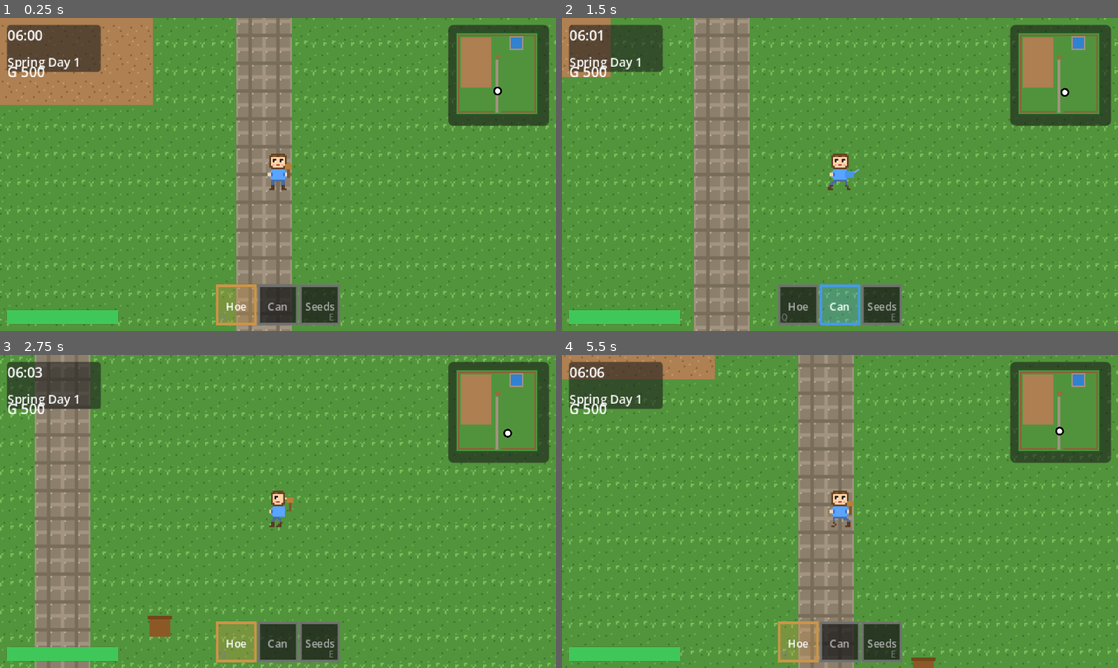
Above: before the commit, frames 1-4 (two rows, left to right).
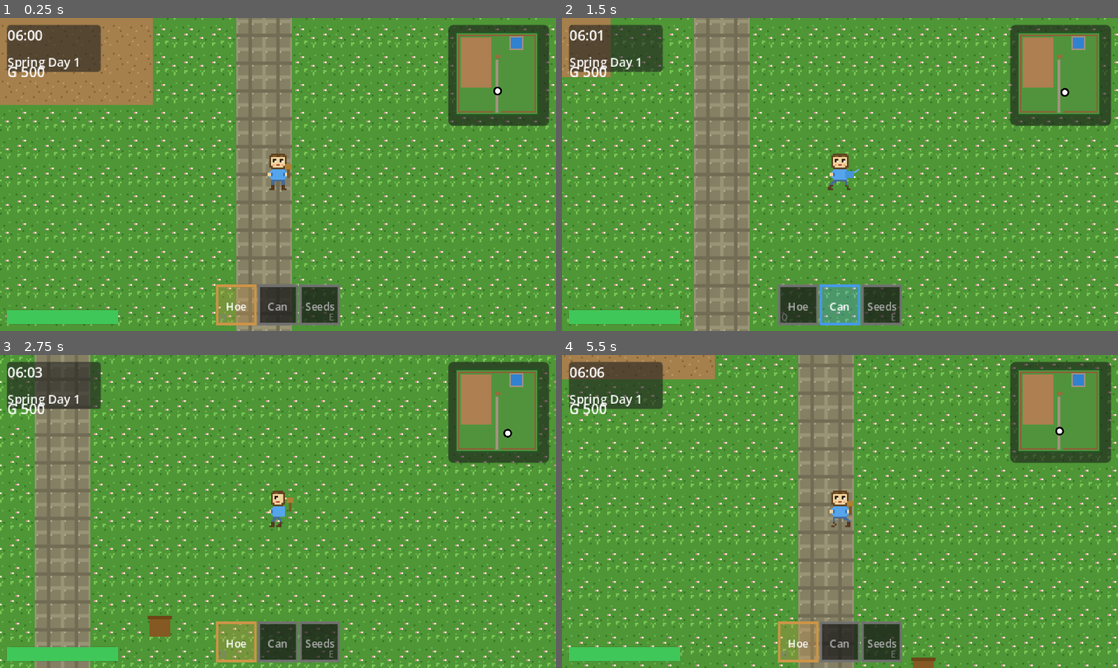
Above: after the commit, the same moments.

Repository: vito-mish/the-merry-fields
Game: Godot game, scene res://scenes/maps/farm.tscn
The game is run twice, just before and just after one commit, with the same random seed, the same clock (stepped at 60 frames per second) and the same inputs.
Inputs:
- Up to frame 1 (0.25 s): no input
- Up to frame 2 (1.5 s): tap Enter at 0.5 s; hold D (move_right) 0.53-1.28 s; hold Z (action) 0.53-1.28 s; hold S (move_down) from 1.28 s (still down); tap E (tool_next) at 1.35 s
- Up to frame 3 (2.75 s): release S (move_down) at 2.03 s; hold D (move_right) from 2.03 s (still down); tap Q (tool_prev) at 2.1 s
- Up to frame 4 (5.5 s): release D (move_right) at 2.78 s; hold W (move_up) 2.78-3.53 s; tap Z (action) at 2.85 s; hold A (move_left) 3.53-5.03 s; tap E (tool_next) at 3.6 s; tap Q (tool_prev) at 4.35 s; hold S (move_down) from 5.03 s (still down); hold Z (action) from 5.03 s (still down)

The runs differ from the first frame. In frame 1, 2.4% of the frame differs, in the area x 0-100%, y 3-96%; in frame 2, 2.5%; in frame 3, 2.5%; in frame 4, 2.7%, in the area x 0-100%, y 1-100%.

Commit message:
feat: S02-T08 季節材質與視覺風格切換
- farm_tiles.png 改為 128×64 四列合併圖（每季一列）
  春：亮草綠+花點；夏：深墨綠+乾黃；秋：棕枯底+落葉；冬：積雪白+冰晶
- 用 AtlasTexture region 切換季節列，無需 import 新檔案
- 樹木依季節改變結構：春花/夏茂/秋稀疏橙紅/冬光禿積雪帽
- 場景根節點加輕微季節環境光 modulate

Co-Authored-By: Claude Sonnet 4.6 <noreply@anthropic.com>

Diff:
--- a/scripts/config/game_config.gd
+++ b/scripts/config/game_config.gd
@@ -4,7 +4,7 @@
 
 # ── 時間 ─────────────────────────────────────────────────────────────────
 ## 真實 1 秒 = 幾遊戲分鐘（調大 → 時間流得更快）
-const TIME_SPEED: float = 1.1  # 22 遊戲小時 ≈ 真實 20 分鐘
+const TIME_SPEED: float = 1.1 # 22 遊戲小時 ≈ 真實 20 分鐘
 ## 每天起床時間
 const DAY_START_HOUR: int = 6
 ## 每季天數
--- a/scripts/managers/time_manager.gd
+++ b/scripts/managers/time_manager.gd
@@ -3,35 +3,35 @@
 extends Node
 
 # ── 常數 ─────────────────────────────────────────────────────────────────
-const HOURS_PER_DAY    := 24
+const HOURS_PER_DAY := 24
 const MINUTES_PER_HOUR := 60
 
-const SEASON_EN        : Array[String] = ["spring", "summer", "autumn", "winter"]
-const SEASON_KEYS      : Array[String] = ["SEASON_SPRING", "SEASON_SUMMER", "SEASON_FALL", "SEASON_WINTER"]
+const SEASON_EN: Array[String] = ["spring", "summer", "autumn", "winter"]
+const SEASON_KEYS: Array[String] = ["SEASON_SPRING", "SEASON_SUMMER", "SEASON_FALL", "SEASON_WINTER"]
 
 const DAY_START_MINUTE := 0
 
 # ── 狀態 ─────────────────────────────────────────────────────────────────
-var hour   : int = GameConfig.DAY_START_HOUR
-var minute : int = DAY_START_MINUTE
-var day    : int = 1
-var season : int = 0   # 0=春 1=夏 2=秋 3=冬
-var year   : int = 1
+var hour: int = GameConfig.DAY_START_HOUR
+var minute: int = DAY_START_MINUTE
+var day: int = 1
+var season: int = 0 # 0=春 1=夏 2=秋 3=冬
+var year: int = 1
 
-var paused : bool = false
+var paused: bool = false
 
-var _accum : float = 0.0
+var _accum: float = 0.0
 
 # 每天已觸發過的夜深時間（避免重複發訊號）
-var _late_night_notified : Array = []   # 記錄哪些整點已通知過
-var _forced_sleep_done   : bool  = false
+var _late_night_notified: Array = [] # 記錄哪些整點已通知過
+var _forced_sleep_done: bool = false
 
 # ── 訊號 ─────────────────────────────────────────────────────────────────
 signal time_changed(hour: int, minute: int)
 signal day_changed(day: int, season: int, year: int)
 signal season_changed(season: int)
-signal late_night(hour: int)  ## 01:00 / 02:00 / 03:00：依時間給予提示
-signal forced_sleep           ## 04:00：強制暈倒
+signal late_night(hour: int) ## 01:00 / 02:00 / 03:00：依時間給予提示
+signal forced_sleep ## 04:00：強制暈倒
 
 
 func _process(delta: float) -> void:
@@ -47,7 +47,7 @@
 
 ## 睡覺後推進到隔天早上
 func advance_to_next_day() -> void:
-	hour   = GameConfig.DAY_START_HOUR
+	hour = GameConfig.DAY_START_HOUR
 	minute = DAY_START_MINUTE
 	_accum = 0.0
 	_late_night_notified.clear()
@@ -66,11 +66,11 @@
 
 ## 時段（依語系）
 func get_period() -> String:
-	if hour < 6:   return tr("PERIOD_MIDNIGHT")
-	if hour < 9:   return tr("PERIOD_MORNING")
-	if hour < 12:  return tr("PERIOD_FORENOON")
-	if hour < 18:  return tr("PERIOD_AFTERNOON")
-	if hour < 21:  return tr("PERIOD_EVENING")
+	if hour < 6: return tr("PERIOD_MIDNIGHT")
+	if hour < 9: return tr("PERIOD_MORNING")
+	if hour < 12: return tr("PERIOD_FORENOON")
+	if hour < 18: return tr("PERIOD_AFTERNOON")
+	if hour < 21: return tr("PERIOD_EVENING")
 	return tr("PERIOD_NIGHT")
 
 
--- a/scripts/maps/farm.gd
+++ b/scripts/maps/farm.gd
@@ -16,7 +16,18 @@
 const LAYER     := 0
 const FARM_SIZE := 30  # -30 to +29 tiles
 
+# 根節點環境光（輕微，影響玩家/樹/建築）
+const SEASON_COLORS : Array[Color] = [
+	Color(0.95, 1.00, 0.93),  # 春：淡綠
+	Color(1.00, 0.97, 0.82),  # 夏：淡黃
+	Color(1.00, 0.88, 0.72),  # 秋：淡橙
+	Color(0.78, 0.85, 1.00),  # 冬：淡藍
+]
+
+const _TILESET_TEX := preload("res://assets/tilesets/farm_tiles.png")
+
 @onready var tile_map: TileMap = $TileMap
+var _tile_source : TileSetAtlasSource
 
 
 func _ready() -> void:
@@ -29,20 +40,21 @@
 	_add_trees()
 	_add_shipping_box()
 	_add_house()
+	_add_season_overlay()
 
 
 func _setup_tileset() -> void:
 	var ts := TileSet.new()
 	ts.tile_size = Vector2i(16, 16)
 
-	var source := TileSetAtlasSource.new()
-	source.texture = preload("res://assets/tilesets/farm_tiles.png")
-	source.texture_region_size = Vector2i(16, 16)
+	_tile_source = TileSetAtlasSource.new()
+	_tile_source.texture = _make_season_atlas(TimeManager.season)
+	_tile_source.texture_region_size = Vector2i(16, 16)
 
 	for coord in [T_GRASS, T_DIRT, T_TILLED, T_WATERED, T_PATH, T_FENCE, T_WATER, T_BORDER]:
-		source.create_tile(coord)
-
-	ts.add_source(source, SOURCE_ID)
+		_tile_source.create_tile(coord)
+
+	ts.add_source(_tile_source, SOURCE_ID)
 	tile_map.tile_set = ts
 
 
@@ -309,6 +321,25 @@
 	add_child(door)
 
 
+# ── 季節色調疊層 ─────────────────────────────────────────────────────────
+
+func _add_season_overlay() -> void:
+	_apply_season(TimeManager.season)
+	TimeManager.season_changed.connect(_apply_season)
+
+
+func _apply_season(s: int) -> void:
+	modulate = SEASON_COLORS[s]
+	_tile_source.texture = _make_season_atlas(s)
+
+
+func _make_season_atlas(s: int) -> AtlasTexture:
+	var at := AtlasTexture.new()
+	at.atlas  = _TILESET_TEX
+	at.region = Rect2(0, s * 16, 128, 16)
+	return at
+
+
 # ── 工具 ─────────────────────────────────────────────────────────────────
 
 func _place(x: int, y: int, coord: Vector2i) -> void:
--- a/scripts/maps/village.gd
+++ b/scripts/maps/village.gd
@@ -16,10 +16,20 @@
 const VW := 40
 const VH := 25
 
+const SEASON_COLORS : Array[Color] = [
+	Color(0.95, 1.00, 0.93),
+	Color(1.00, 0.97, 0.82),
+	Color(1.00, 0.88, 0.72),
+	Color(0.78, 0.85, 1.00),
+]
+
+const _TILESET_TEX := preload("res://assets/tilesets/farm_tiles.png")
+
 @onready var tile_map: TileMap = $TileMap
 
 # 建築區域（用於放置靜態碰撞體）
 var _building_rects : Array[Rect2] = []
+var _tile_source : TileSetAtlasSource
 
 
 func _ready() -> void:
@@ -30,6 +40,7 @@
 	_add_scene_exits()
 	_add_spawn_points()
 	_add_trees()
+	_add_season_overlay()
 
 
 # ── Tileset ───────────────────────────────────────────────────────────────
@@ -38,8 +49,9 @@
 	var ts := TileSet.new()
 	ts.tile_size = Vector2i(16, 16)
 
-	var src := TileSetAtlasSource.new()
-	src.texture = preload("res://assets/tilesets/farm_tiles.png")
+	_tile_source = TileSetAtlasSource.new()
+	var src := _tile_source
+	src.texture = _make_season_atlas(TimeManager.season)
 	src.texture_region_size = Vector2i(16, 16)
 
 	for coord in [T_GRASS, T_DIRT, T_PATH, T_WATER, T_BORDER]:
@@ -242,6 +254,25 @@
 		ysort.add_child(tree)
 
 
+# ── 季節色調疊層 ─────────────────────────────────────────────────────────
+
+func _add_season_overlay() -> void:
+	_apply_season(TimeManager.season)
+	TimeManager.season_changed.connect(_apply_season)
+
+
+func _apply_season(s: int) -> void:
+	modulate = SEASON_COLORS[s]
+	_tile_source.texture = _make_season_atlas(s)
+
+
+func _make_season_atlas(s: int) -> AtlasTexture:
+	var at := AtlasTexture.new()
+	at.atlas  = _TILESET_TEX
+	at.region = Rect2(0, s * 16, 128, 16)
+	return at
+
+
 # ── 工具 ─────────────────────────────────────────────────────────────────
 
 func _place(x: int, y: int, coord: Vector2i) -> void:
--- a/scripts/world/tree_object.gd
+++ b/scripts/world/tree_object.gd
@@ -1,70 +1,146 @@
 ## TreeObject — 像素風格樹木（支援 Y-sort 遮擋）
-## Node2D 的 position.y 代表樹根（地面）位置，
-## 父節點需開啟 y_sort_enabled = true 才能正確排序遮擋
 extends Node2D
 
-## 樹的高矮變化（0.8 ~ 1.2）
 @export var scale_factor : float = 1.0
+@export var seed_val     : int   = 0
 
-## 隨機種子（讓每棵樹顏色略有不同）
-@export var seed_val : int = 0
+var _fol_lo    : Polygon2D   # 葉子下層（春夏秋）
+var _fol_hi    : Polygon2D   # 葉子上層（春夏秋）
+var _blossoms  : Array       # 春：花朵小點
+var _branches  : Array       # 冬：裸枝
+var _snow_cap  : Polygon2D   # 冬：積雪
 
 
 func _ready() -> void:
 	_build()
+	_set_season(TimeManager.season)
+	TimeManager.season_changed.connect(_set_season)
 
 
 func _build() -> void:
 	var rng := RandomNumberGenerator.new()
 	rng.seed = seed_val
+	var s   := scale_factor
+	var brown := Color(0.38 + rng.randf_range(-0.04, 0.04),
+					   0.24 + rng.randf_range(-0.03, 0.03), 0.10)
 
-	var green_base := Color(0.18 + rng.randf_range(-0.03, 0.03),
-							0.55 + rng.randf_range(-0.05, 0.05),
-							0.18 + rng.randf_range(-0.02, 0.02))
-	var green_hi   := green_base.lightened(0.15)
-	var brown      := Color(0.42 + rng.randf_range(-0.04, 0.04),
-							0.26 + rng.randf_range(-0.03, 0.03),
-							0.10)
-
-	var s := scale_factor
-
-	# ── 影子（橢圓，畫在底部） ───────────────────────────────────────────
+	# ── 影子 ─────────────────────────────────────────────────────────────
 	var shadow := Polygon2D.new()
-	shadow.color = Color(0, 0, 0, 0.18)
+	shadow.color   = Color(0, 0, 0, 0.18)
 	shadow.polygon = _ellipse(7 * s, 3 * s)
 	shadow.position = Vector2(0, -1)
-	shadow.z_index = -1
+	shadow.z_index  = -1
 	add_child(shadow)
 
 	# ── 樹幹 ─────────────────────────────────────────────────────────────
+	var hw   : float = maxf(2.0, 3.0 * s)
+	var th   : float = 14.0 * s
 	var trunk := Polygon2D.new()
-	trunk.color = brown
-	var hw: float = maxf(2.0, 3.0 * s)
-	var th := 14.0 * s
+	trunk.color   = brown
 	trunk.polygon = PackedVector2Array([
 		Vector2(-hw, 0), Vector2(hw, 0),
 		Vector2(hw - 1, -th), Vector2(-hw + 1, -th)
 	])
 	add_child(trunk)
 
-	# ── 葉子（下層） ─────────────────────────────────────────────────────
-	var fol_lo := Polygon2D.new()
-	fol_lo.color = green_base
-	fol_lo.polygon = _ellipse(10 * s, 8 * s)
-	fol_lo.position = Vector2(0, -18 * s)
-	add_child(fol_lo)
+	# ── 葉子（春/夏/秋用） ───────────────────────────────────────────────
+	_fol_lo = Polygon2D.new()
+	_fol_lo.position = Vector2(0, -18 * s)
+	add_child(_fol_lo)
 
-	# ── 葉子（上層） ─────────────────────────────────────────────────────
-	var fol_hi := Polygon2D.new()
-	fol_hi.color = green_hi
-	fol_hi.polygon = _ellipse(7 * s, 6 * s)
-	fol_hi.position = Vector2(-1 * s, -27 * s)
-	add_child(fol_hi)
+	_fol_hi = Polygon2D.new()
+	_fol_hi.position = Vector2(-1 * s, -27 * s)
+	add_child(_fol_hi)
+
+	# ── 春：花朵小點（隨機散佈在葉層上） ────────────────────────────────
+	for i in range(5):
+		var blossom := Polygon2D.new()
+		blossom.color   = Color(1.0, 0.75, 0.80)
+		blossom.polygon = _ellipse(1.5 * s, 1.5 * s)
+		var angle := i * TAU / 5.0
+		blossom.position = Vector2(
+			cos(angle) * 6 * s,
+			-20 * s + sin(angle) * 5 * s
+		)
+		add_child(blossom)
+		_blossoms.append(blossom)
+
+	# ── 冬：裸枝（2～3 條橫枝） ──────────────────────────────────────────
+	var branch_color := brown.lightened(0.1)
+	for i in range(3):
+		var br := Polygon2D.new()
+		br.color = branch_color
+		var blen := (5 - i) * 3.0 * s
+		var by   := -(th + 4 + i * 5) * s
+		br.polygon = PackedVector2Array([
+			Vector2(-blen, by - 1), Vector2(blen, by - 1),
+			Vector2(blen, by + 1),  Vector2(-blen, by + 1),
+		])
+		add_child(br)
+		_branches.append(br)
+
+	# ── 冬：積雪帽 ───────────────────────────────────────────────────────
+	_snow_cap = Polygon2D.new()
+	_snow_cap.color   = Color(0.92, 0.95, 1.0)
+	_snow_cap.polygon = _ellipse(5 * s, 2.5 * s)
+	_snow_cap.position = Vector2(0, -(th + 6) * s)
+	add_child(_snow_cap)
 
 
-## 產生橢圓多邊形頂點（12 邊近似）
+func _set_season(s: int) -> void:
+	if _fol_lo == null:
+		return
+	var sf := scale_factor
+	var rng := RandomNumberGenerator.new()
+	rng.seed = seed_val + s * 1000
+	var drift := rng.randf_range(-0.04, 0.04)
+
+	match s:
+		0:  # ── 春：亮草綠 + 粉花 ─────────────────────────────────────
+			_fol_lo.polygon  = _ellipse(10 * sf, 8 * sf)
+			_fol_hi.polygon  = _ellipse(7  * sf, 6 * sf)
+			_fol_lo.color    = Color(0.25, 0.82, 0.20).lightened(drift)
+			_fol_hi.color    = Color(0.40, 0.95, 0.30).lightened(drift)
+			_fol_lo.visible  = true
+			_fol_hi.visible  = true
+			for b in _blossoms:  b.visible = true
+			for b in _branches:  b.visible = false
+			_snow_cap.visible = false
+
+		1:  # ── 夏：深墨綠，葉量最大 ─────────────────────────────────
+			_fol_lo.polygon  = _ellipse(13 * sf, 10 * sf)
+			_fol_hi.polygon  = _ellipse(9  * sf,  8 * sf)
+			_fol_lo.color    = Color(0.08, 0.45, 0.08).lightened(drift)
+			_fol_hi.color    = Color(0.12, 0.58, 0.12).lightened(drift)
+			_fol_lo.visible  = true
+			_fol_hi.visible  = true
+			for b in _blossoms:  b.visible = false
+			for b in _branches:  b.visible = false
+			_snow_cap.visible = false
+
+		2:  # ── 秋：橙紅，葉片縮小 ───────────────────────────────────
+			_fol_lo.polygon  = _ellipse(8 * sf, 6 * sf)
+			_fol_hi.polygon  = _ellipse(5 * sf, 4 * sf)
+			# 每棵樹在橙/紅/黃之間隨機偏移
+			var hue_shift := rng.randf_range(0.0, 0.15)
+			_fol_lo.color = Color(0.85, 0.40 + hue_shift, 0.05).lightened(drift)
+			_fol_hi.color = Color(0.95, 0.60 + hue_shift, 0.10).lightened(drift)
+			_fol_lo.visible  = true
+			_fol_hi.visible  = true
+			for b in _blossoms:  b.visible = false
+			for b in _branches:  b.visible = false
+			_snow_cap.visible = false
+
+		3:  # ── 冬：光禿樹枝 + 積雪 ─────────────────────────────────
+			_fol_lo.visible  = false
+			_fol_hi.visible  = false
+			for b in _blossoms:  b.visible = false
+			for b in _branches:  b.visible = true
+			_snow_cap.visible = true
+
+
 func _ellipse(rx: float, ry: float) -> PackedVector2Array:
-	var pts := PackedVector2Array()
+	var pts   := PackedVector2Array()
 	var steps := 12
 	for i in range(steps):
 		var a := i * TAU / steps
Binary file changed: assets/tilesets/farm_tiles.png
Not shown, changed: tools/generate_tileset.py
